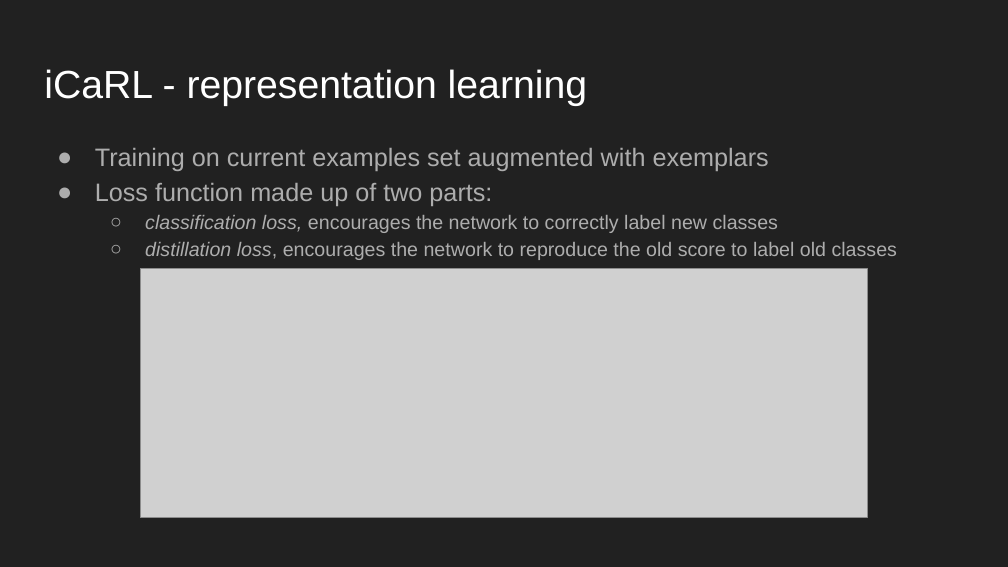
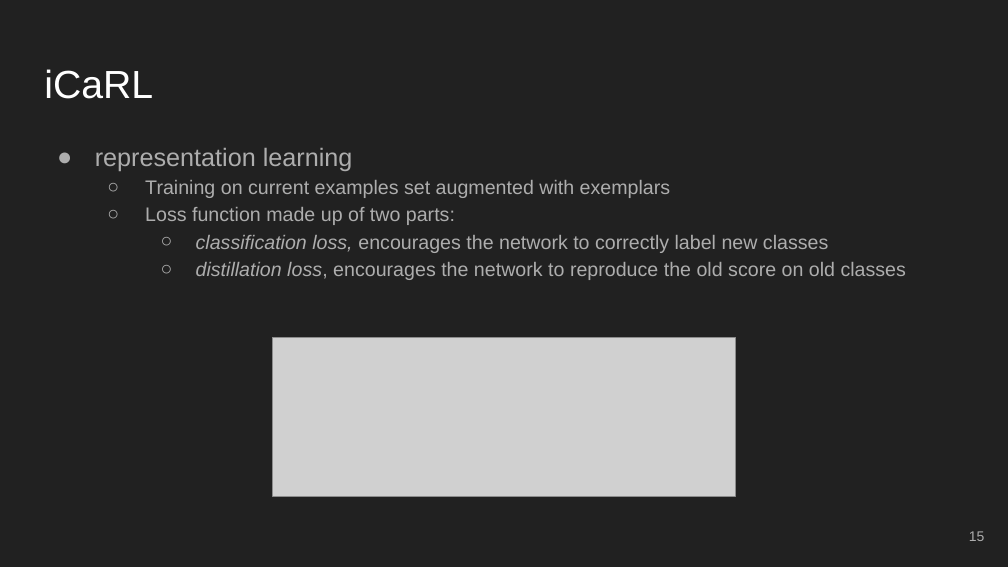
Before and after one commit to danielegenta/Progetto-MLDL, a slide deck: slide 15 of Report/Slides/MLDL_slides.pptx (slide 16 before the commit). Drawn at 1008x567 pixels with LibreOffice and Linux fonts; fonts in the diff are those of the drawing; grey boxes stand for pictures. Boxes give left, top, right and bottom in pixels: in the first picture for what was removed or moved away, otherwise in the second. Text is boxed around its words. In the diff, an @@ line names an element or a change of style, - is before the commit and + after.

```diff
--- a/Report/Slides/MLDL_slides.pptx
+++ b/Report/Slides/MLDL_slides.pptx
@@ title at (44,69,153,99): text changed @@
-iCaRL - representation learning
+iCaRL
@@ text at (95,148,353,171): paragraph added @@
+● representation learning
@@ text at (145,180,828,253): size 18 to 14 pt in "Training on current examples set augmented with ...", "Loss function made up of two parts:"; bullet ● to ○; list level 1 to 2 in "Training on current examples set ..."; list level 1 to 2 in "Loss function made up of ..."; indent changed @@
@@ text at (196,262,906,280): text changed @@
-  ○ distillation loss, encourages the network to reproduce the old score to label old classes
+  ○ distillation loss, encourages the network to reproduce the old score on old classes
@@ picture: place and size @@
-picture at (141,268,868,518)
+picture at (272,337,735,496)
@@ page number added at (969,531,985,541), 10 pt, text #ADADAD @@
+15
```
Also in this commit, not shown: 33 other slides changed, 1 slide added, 1 slide removed.
